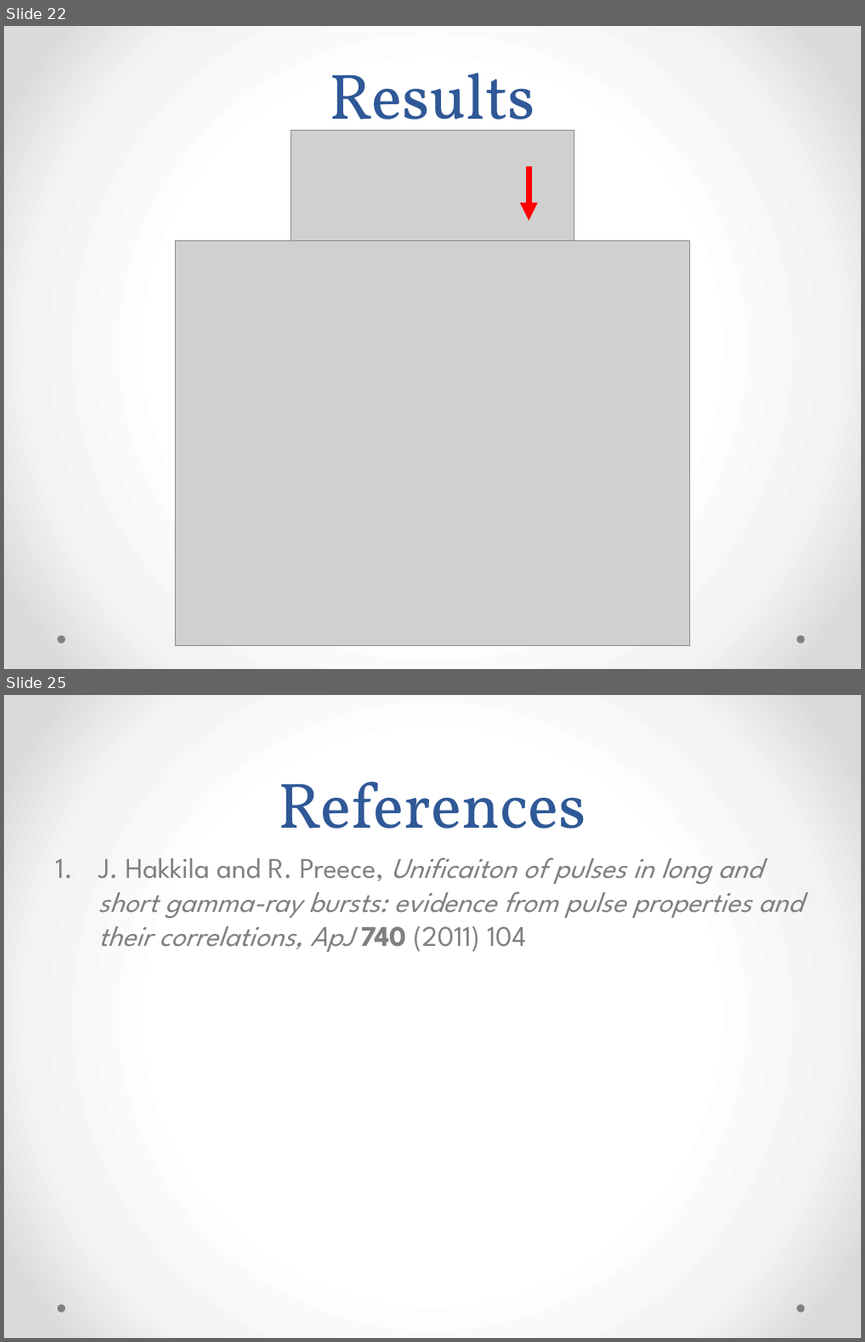
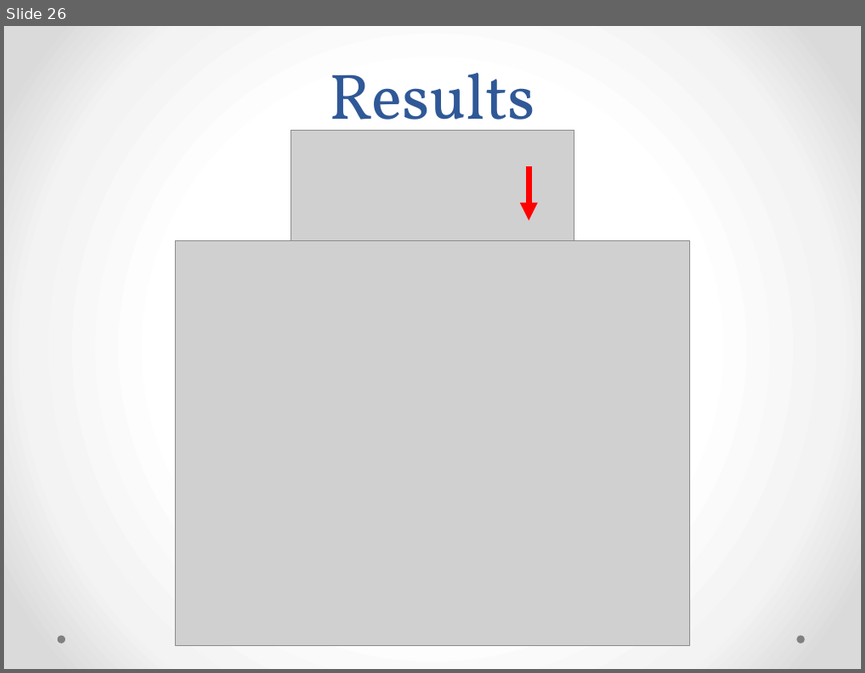
Before and after one commit to twcannon/MastersThesis, a slide deck: Paper/MastersPresentation.pptx. Shown one above the other, each under a label of ours: slides 22 and 25 before the commit, slide 26 after it; the slides between them are not shown. The pictures are 865x1342 and 865x673 pixels, drawn with LibreOffice and Linux fonts; fonts in the diff are those of the drawing; grey boxes stand for pictures. Boxes give left, top, right and bottom in pixels: in the first picture for what was removed or moved away, otherwise in the second. Text is boxed around its words. In the diff, an @@ line names an element or a change of style, - is before the commit and + after.

```diff
--- a/Paper/MastersPresentation.pptx
+++ b/Paper/MastersPresentation.pptx
@@ slide 25 removed at (4,695,861,1338), background gradient #FFFFFF to #F4F4F4 to #DADADA; not listed: 2 template elements that a slide beside it also shows @@
@@ title removed at (279,782,586,828) @@
-References
@@ text removed at (98,857,802,952) @@
-1. J. Hakkila and R. Preece, Unificaiton of pulses in long and short gamma-ray bursts: evidence from pulse properties and their correlations, ApJ 740 (2011) 104
@@ what was slide 22 is now slide 26 @@
```
Also in this commit, not shown: 17 slides changed, 6 slides added, 1 other slide removed, 12 other files.
